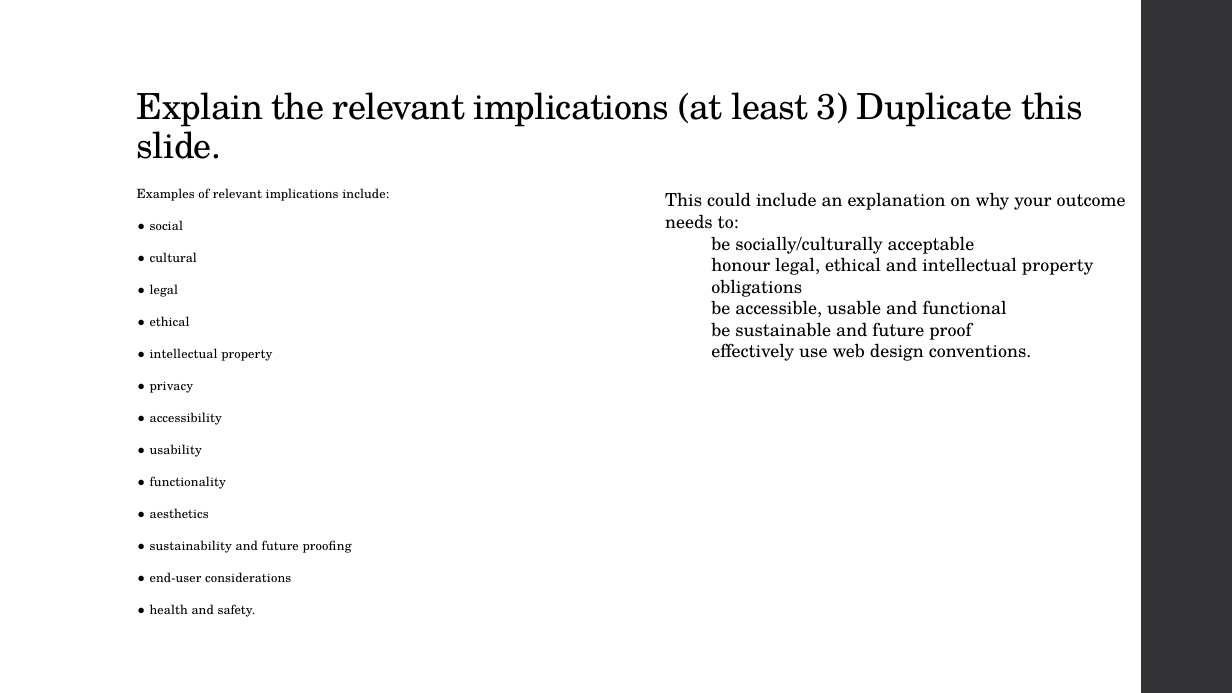
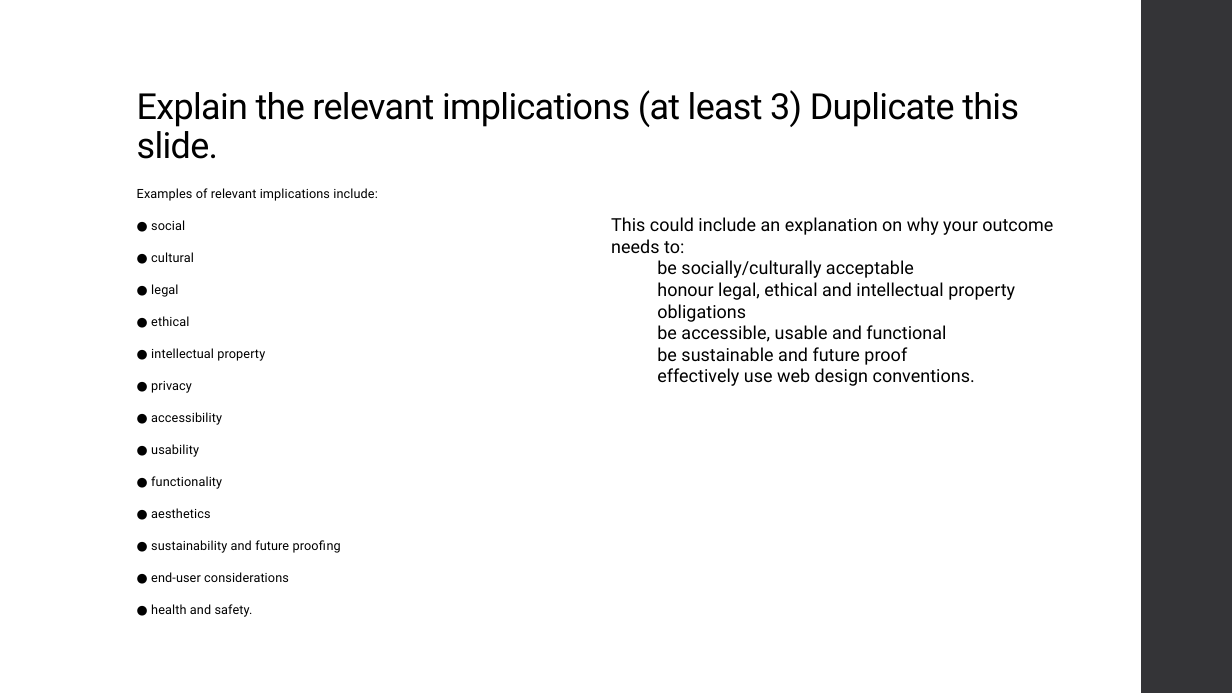
Before and after one commit to niuqaoJ-life/jollibee-fanpage, a slide deck: slide 7 of AS91903_91906_Evidence_Joaquin_Badenas.pptx. Drawn at 1232x693 pixels with LibreOffice and Linux fonts; fonts in the diff are those of the drawing. Boxes give left, top, right and bottom in pixels: in the first picture for what was removed or moved away, otherwise in the second. Text is boxed around its words. In the diff, an @@ line names an element or a change of style, - is before the commit and + after.

Commit message:
Finished writing purpose, relevant implications for project.

```diff
--- a/AS91903_91906_Evidence_Joaquin_Badenas.pptx
+++ b/AS91903_91906_Evidence_Joaquin_Badenas.pptx
@@ font TeX Gyre Schola to Roboto in 3 elements at (137, 90, 1019, 159), (137, 188, 377, 617), (611, 217, 1053, 386) @@
@@ text "This could include an explanation ...": place and size @@
-text "This could include an explanation ..." at (665, 192, 1126, 361)
+text "This could include an explanation ..." at (611, 217, 1053, 386)
```
Also in this commit, not shown: 25 other slides changed.
